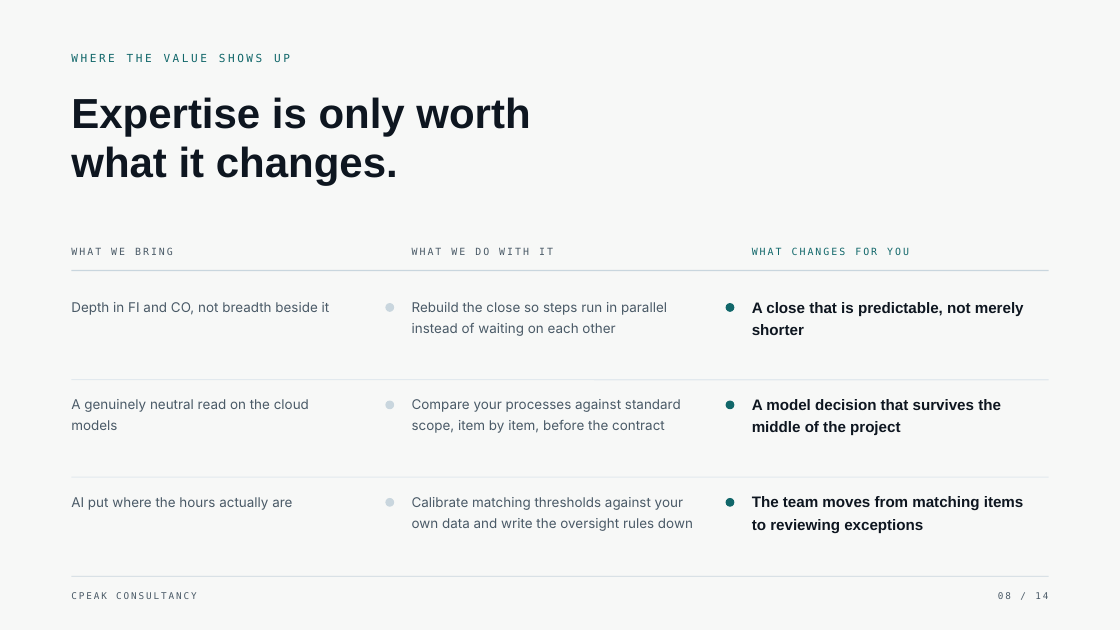
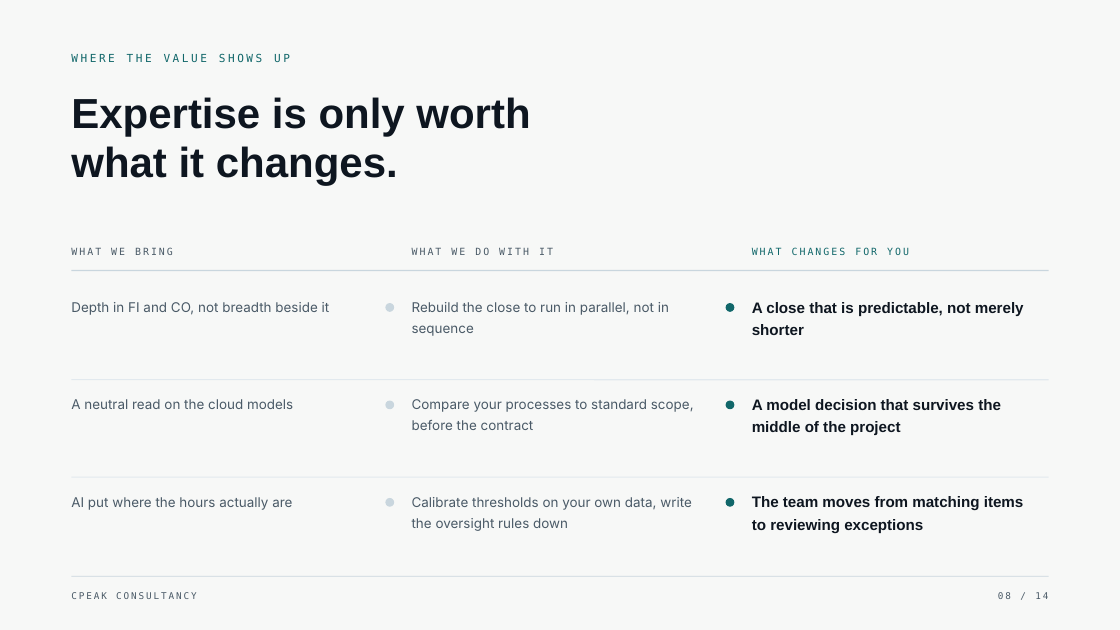
Before and after one commit to narinygt/Default, a slide deck: slide 8 of presentation/CPeak-Consultancy-Corporate-Presentation.pptx. Drawn at 1120x630 pixels with LibreOffice and Linux fonts; fonts in the diff are those of the drawing. Boxes give left, top, right and bottom in pixels: in the first picture for what was removed or moved away, otherwise in the second. Text is boxed around its words. In the diff, an @@ line names an element or a change of style, - is before the commit and + after.

```diff
--- a/presentation/CPeak-Consultancy-Corporate-Presentation.pptx
+++ b/presentation/CPeak-Consultancy-Corporate-Presentation.pptx
@@ text at (412, 302, 669, 336): text changed @@
-Rebuild the close so steps run in parallel instead of waiting on each other
+Rebuild the close to run in parallel, not in sequence
@@ text at (71, 399, 293, 409): text changed @@
-A genuinely neutral read on the cloud models
+A neutral read on the cloud models
@@ text at (412, 399, 694, 430): text changed @@
-Compare your processes against standard scope, item by item, before the contract
+Compare your processes to standard scope, before the contract
@@ text at (412, 497, 692, 531): text changed @@
-Calibrate matching thresholds against your own data and write the oversight rules down
+Calibrate thresholds on your own data, write the oversight rules down
```
Also in this commit, not shown: 12 other slides changed, 1 other file.
